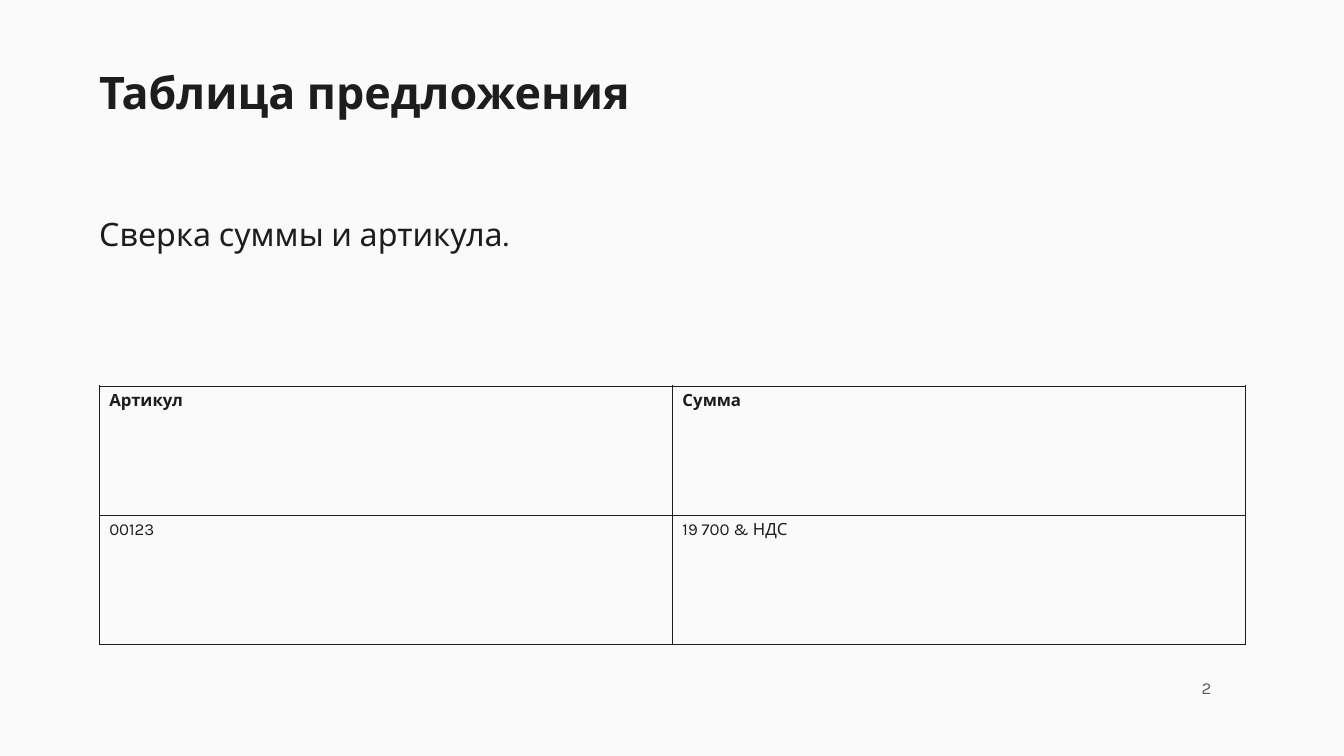
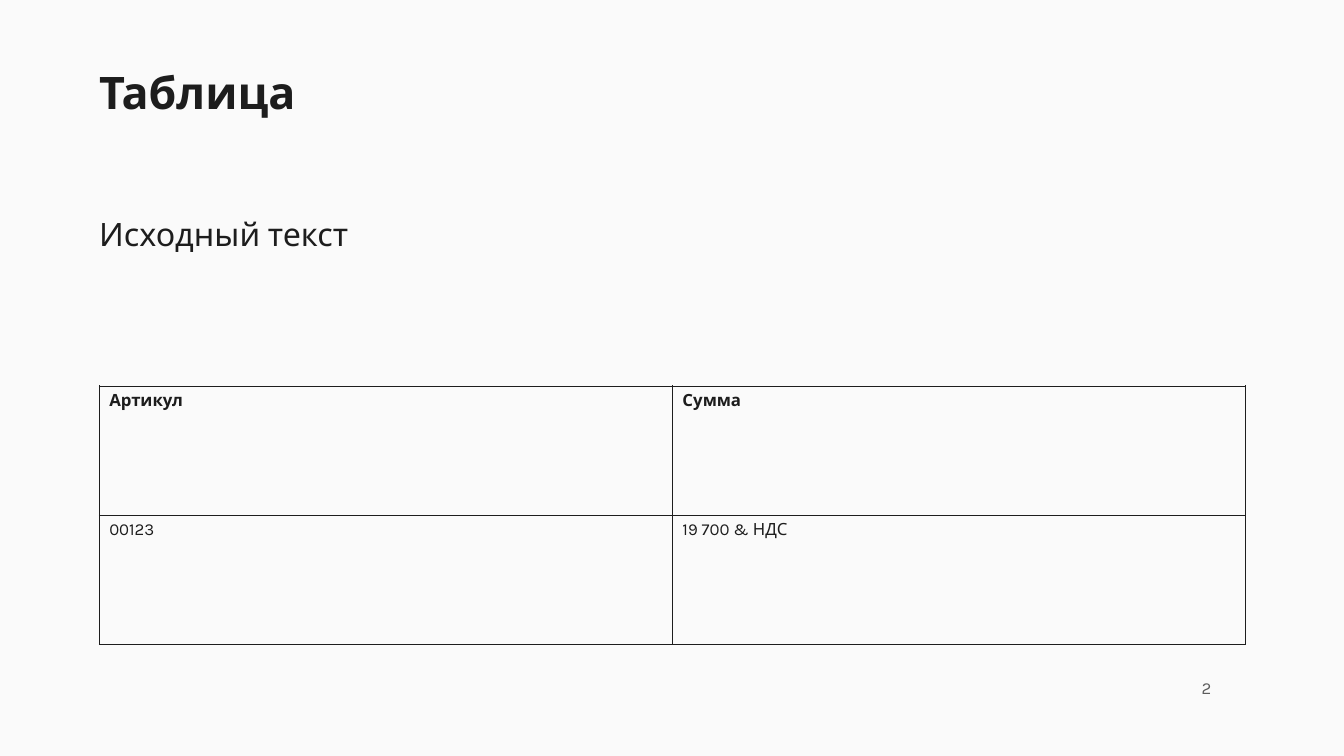
Before and after one commit to RLM-Company/Nexus-OS, a slide deck: slide 2 of docs/team/operation-2026-11-27/deliveries/07_GEMINI/evidence/studio-presentation.pptx. Drawn at 1344x756 pixels with LibreOffice and Linux fonts; fonts in the diff are those of the drawing. Boxes give left, top, right and bottom in pixels: in the first picture for what was removed or moved away, otherwise in the second. Text is boxed around its words. In the diff, an @@ line names an element or a change of style, - is before the commit and + after.

```diff
--- a/docs/team/operation-2026-11-27/deliveries/07_GEMINI/evidence/studio-presentation.pptx
+++ b/docs/team/operation-2026-11-27/deliveries/07_GEMINI/evidence/studio-presentation.pptx
@@ text at [99,75,295,118]: text changed @@
-Таблица предложения
+Таблица
@@ text at [99,221,348,252]: text changed @@
-Сверка суммы и артикула.
+Исходный текст
```
Also in this commit, not shown: 2 other slides changed, 6 other files.
